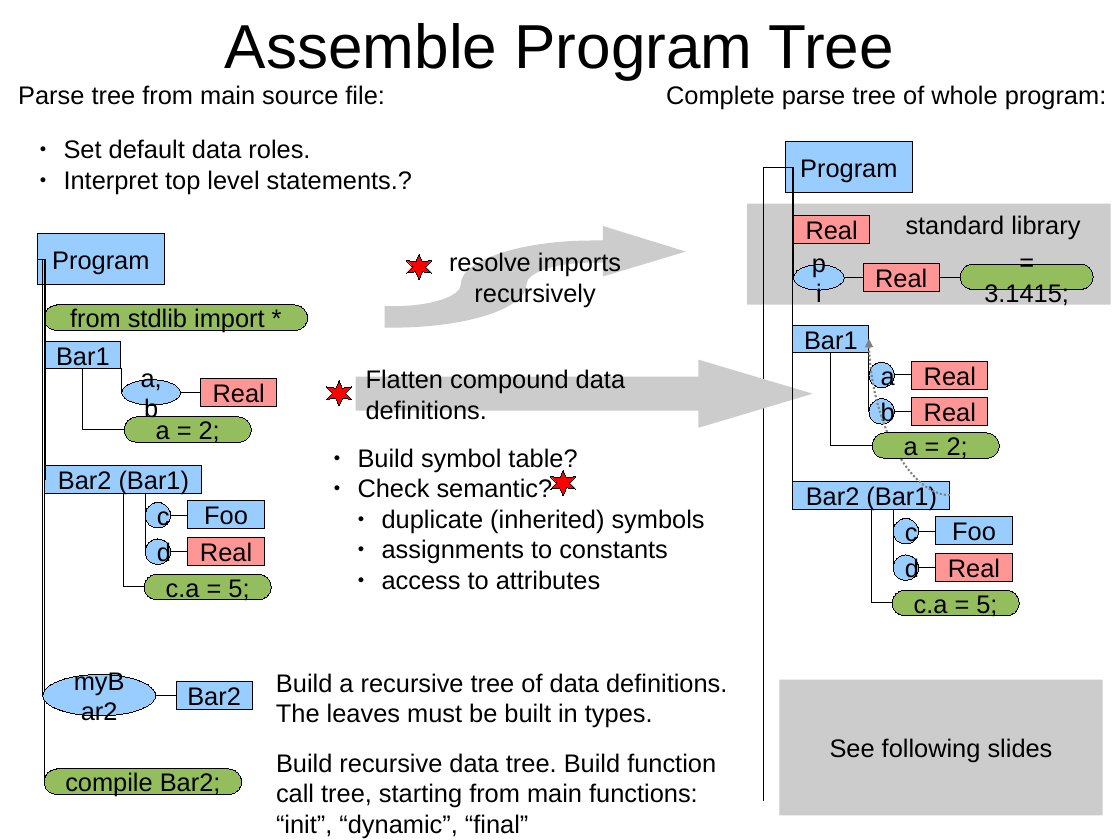
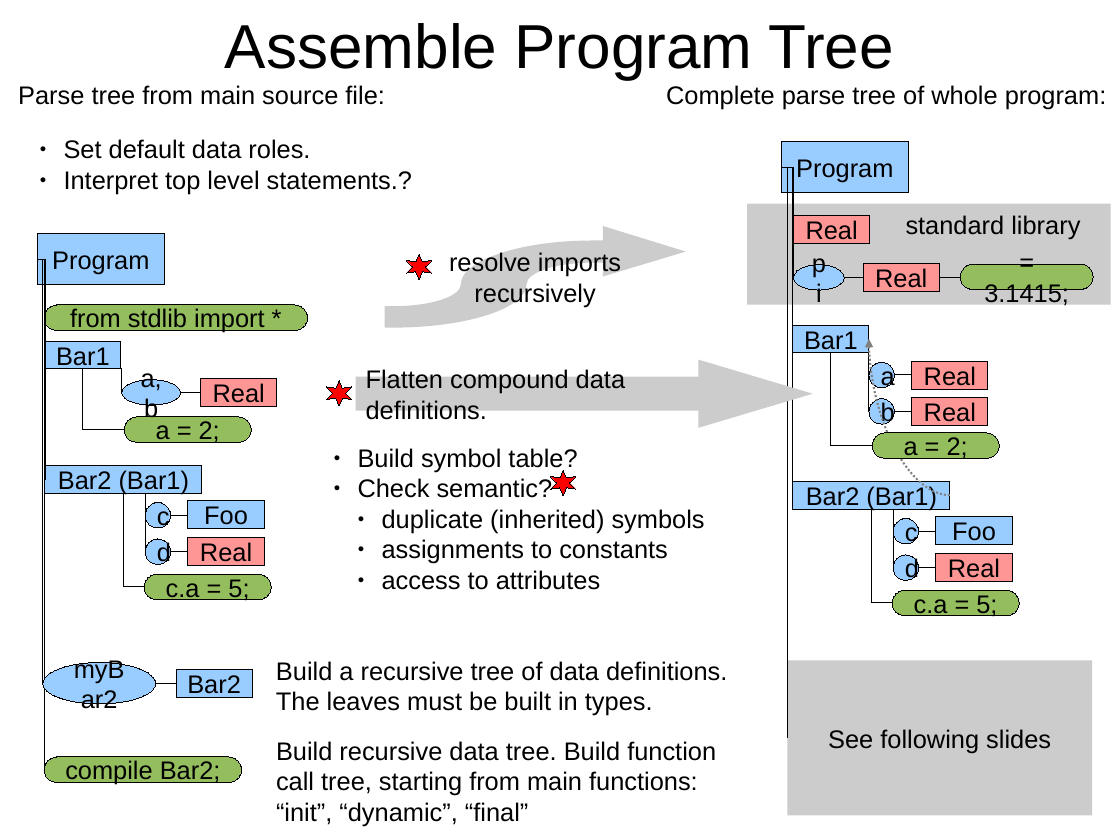
Before and after one commit to eike-welk/freeode, a slide deck: slide 8 of freeode_py/SIML Compiler Outline.odp. Drawn at 1120x840 pixels with LibreOffice and Linux fonts; fonts in the diff are those of the drawing. Boxes give left, top, right and bottom in pixels: in the first picture for what was removed or moved away, otherwise in the second. Text is boxed around its words. In the diff, an @@ line names an element or a change of style, - is before the commit and + after.

```diff
--- a/freeode_py/SIML Compiler Outline.odp
+++ b/freeode_py/SIML Compiler Outline.odp
@@ rectangle "Program": place and size @@
-rectangle "Program" at box(786, 141, 913, 192)
+rectangle "Program" at box(782, 141, 909, 192)
@@ elbow line moved from (786, 167) - (794, 495) to (782, 167) - (794, 495) @@
@@ elbow line moved from (786, 167) - (793, 339) to (782, 167) - (793, 339) @@
@@ elbow line moved from (786, 167) - (794, 277) to (782, 167) - (794, 277) @@
@@ elbow line moved from (786, 167) - (794, 230) to (782, 167) - (794, 230) @@
@@ elbow line moved from (786, 167) - (763, 801) to (782, 167) - (788, 738) @@
@@ elbow line moved from (38, 259) - (45, 782) to (38, 259) - (45, 769) @@
@@ elbow line moved from (38, 259) - (43, 695) to (38, 259) - (43, 683) @@
@@ 2 texts, 1 rounded rectangle, 1 ellipse, 1 rectangle, 1 elbow line: place and size @@
-2 texts, 1 rounded rectangle, 1 ellipse, 1 rectangle, 1 elbow line at box(43, 673, 727, 838)
+2 texts, 1 rounded rectangle, 1 ellipse, 1 rectangle, 1 elbow line at box(43, 661, 727, 826)
@@ rectangle "See following slides": place and size @@
-rectangle "See following slides" at box(780, 680, 1103, 816)
+rectangle "See following slides" at box(788, 661, 1093, 816)
```
Also in this commit, not shown: 1 other file.
